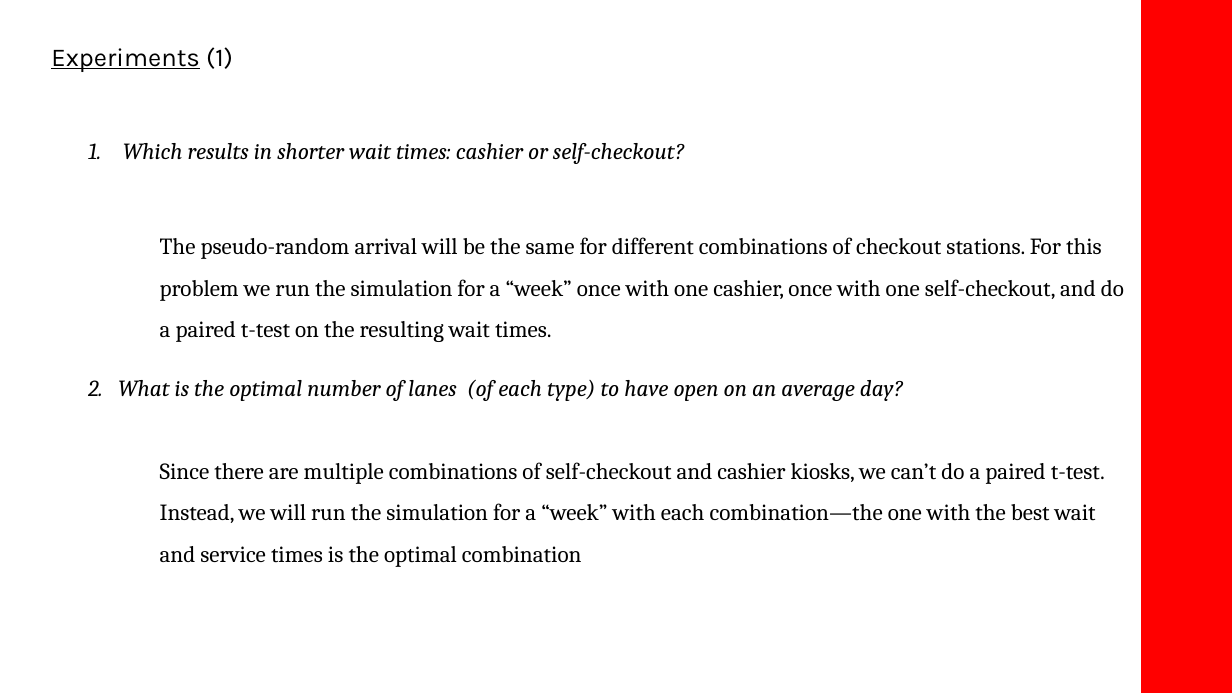
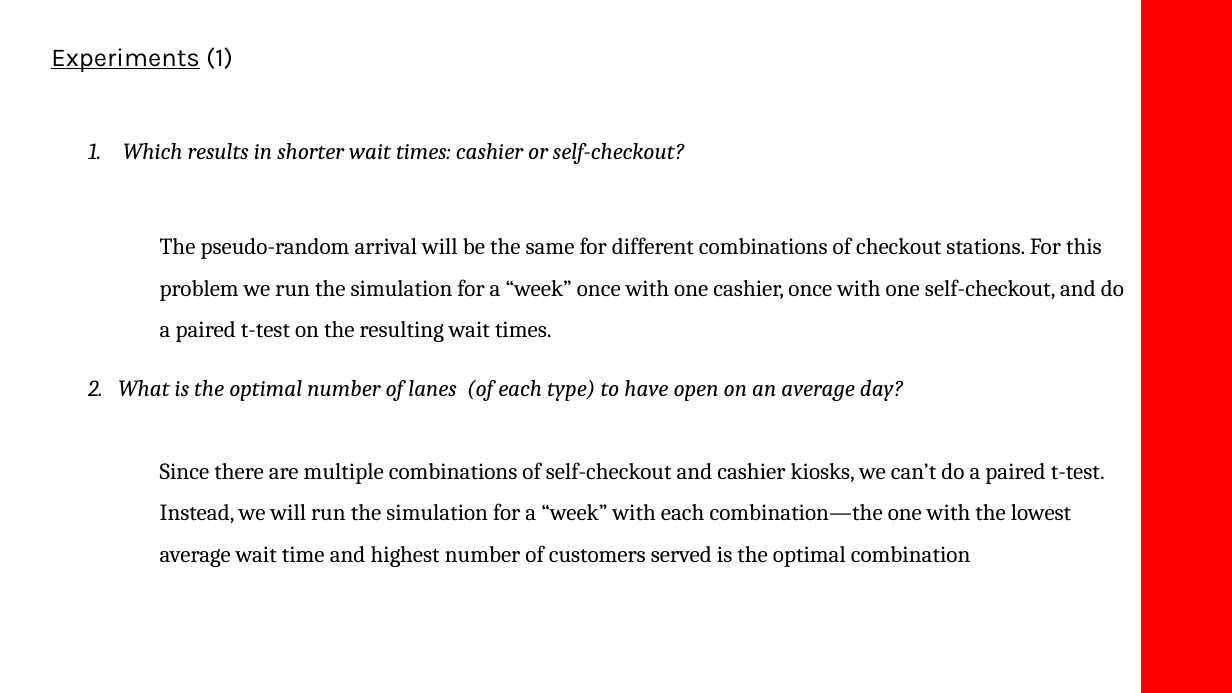
Before and after one commit to adn17/CS1538-Final-Project-Giant-Eagle, a slide deck: slide 8 of 1538_Powerpoint.pptx. Drawn at 1232x693 pixels with LibreOffice and Linux fonts; fonts in the diff are those of the drawing. Boxes give left, top, right and bottom in pixels: in the first picture for what was removed or moved away, otherwise in the second. Text is boxed around its words. In the diff, an @@ line names an element or a change of style, - is before the commit and + after.

```diff
--- a/1538_Powerpoint.pptx
+++ b/1538_Powerpoint.pptx
@@ text at [160, 462, 1105, 567]: text changed @@
-Since there are multiple combinations of self-checkout and cashier kiosks, we can’t do a paired t-test. Instead, we will run the simulation for a “week” with each combination—the one with the best wait and service times is the optimal combination
+Since there are multiple combinations of self-checkout and cashier kiosks, we can’t do a paired t-test. Instead, we will run the simulation for a “week” with each combination—the one with the lowest average wait time and highest number of customers served is the optimal combination
```
Also in this commit, not shown: 2 other slides changed, 2 slides added, 13 other files.
